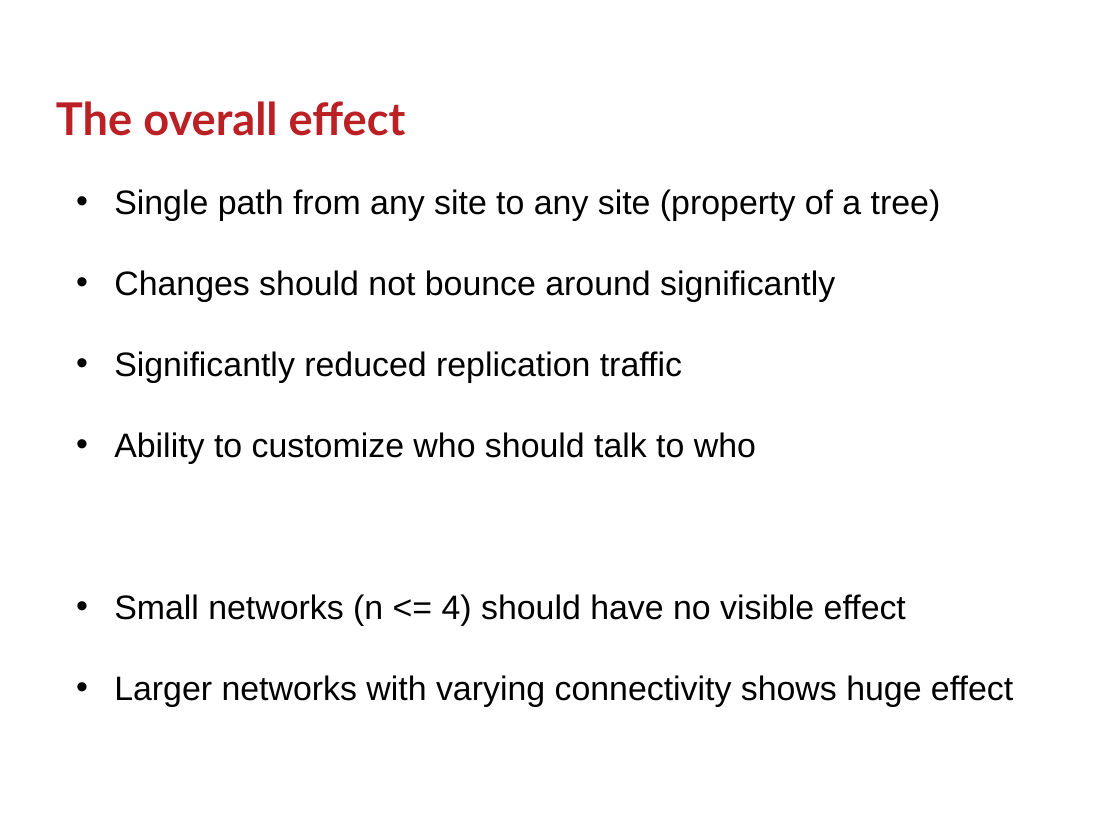
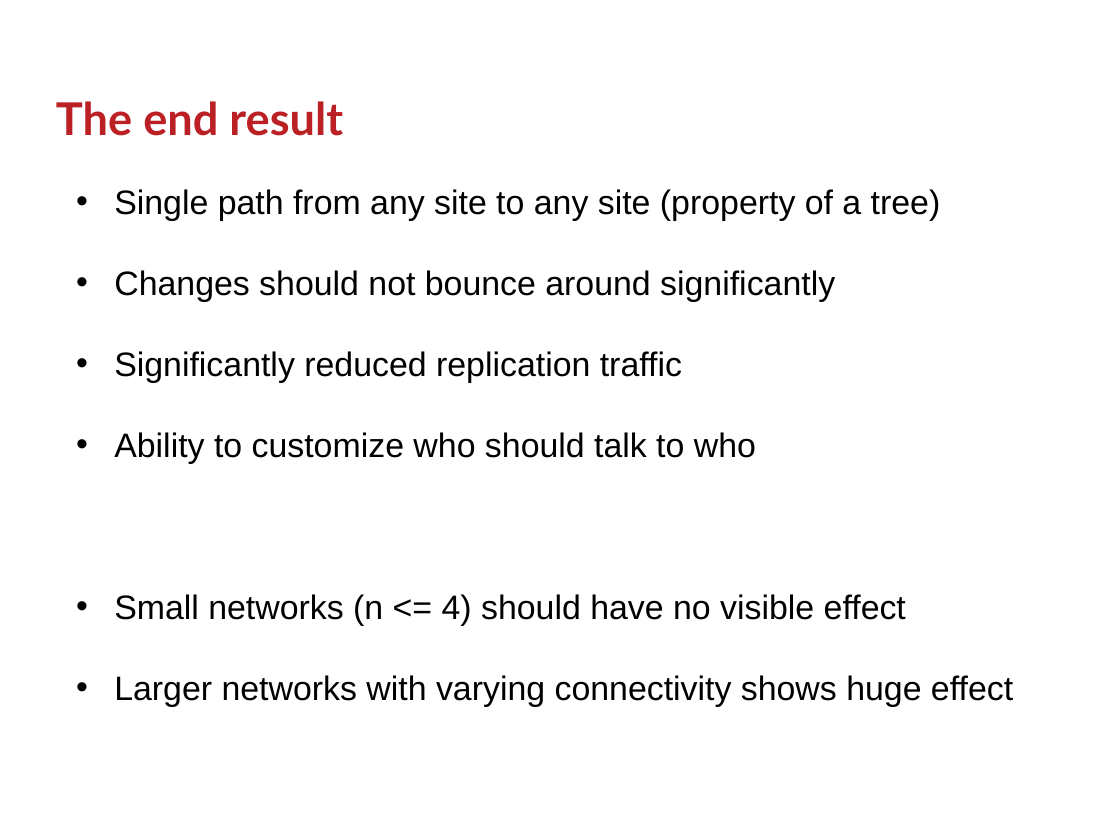
Before and after one commit to GSam/Slides, a slide deck: slide 38 of Samba KCC.pptx (slide 30 before the commit). Drawn at 1120x840 pixels with LibreOffice and Linux fonts; fonts in the diff are those of the drawing; background and template pictures are left out. Boxes give left, top, right and bottom in pixels: in the first picture for what was removed or moved away, otherwise in the second. Text is boxed around its words. In the diff, an @@ line names an element or a change of style, - is before the commit and + after.

```diff
--- a/Samba KCC.pptx
+++ b/Samba KCC.pptx
@@ title at bbox=[56, 101, 343, 136]: text changed @@
-The overall effect
+The end result
```
Also in this commit, not shown: 13 other slides changed, 11 slides added, 7 slides removed, 1 other file.
